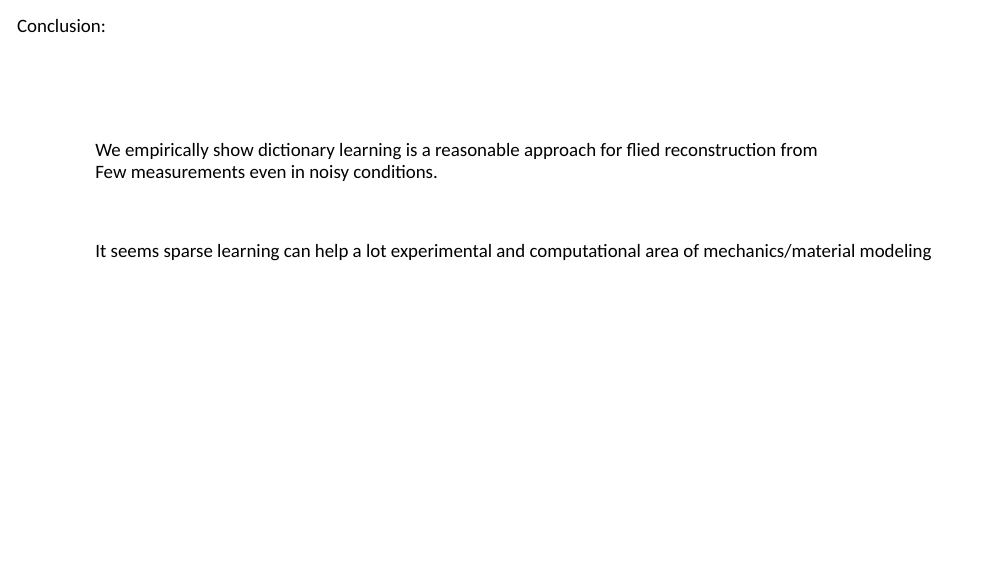
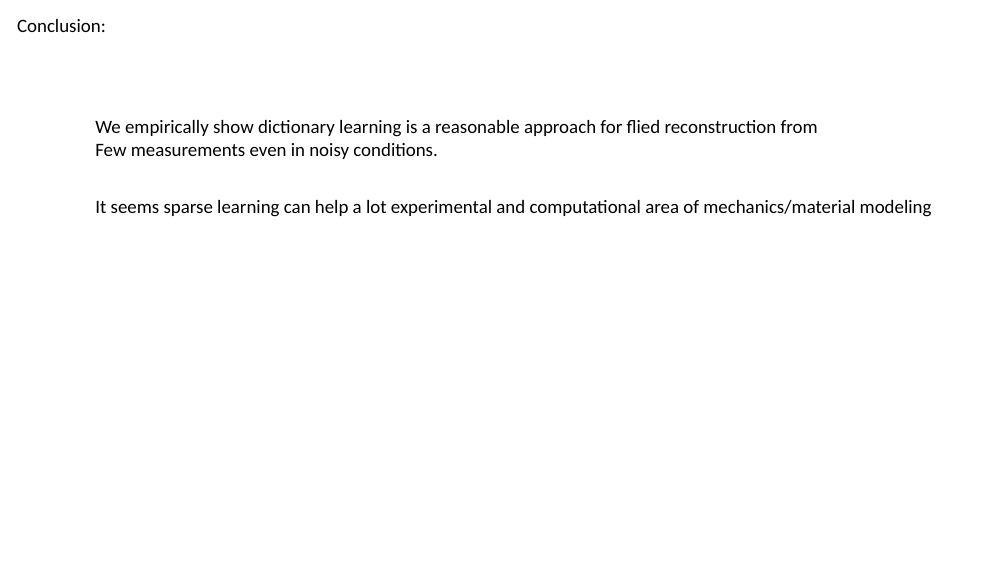
Before and after one commit to bbny-90/project_sparse_modeling_course_2020, a slide deck: slide 12 of preject.pptx (slide 15 before the commit). Drawn at 1008x567 pixels with LibreOffice and Linux fonts; fonts in the diff are those of the drawing. Boxes give left, top, right and bottom in pixels: in the first picture for what was removed or moved away, otherwise in the second. Text is boxed around its words. In the diff, an @@ line names an element or a change of style, - is before the commit and + after.

```diff
--- a/preject.pptx
+++ b/preject.pptx
@@ text "We empirically show dictionary learning ...": place and size @@
-text "We empirically show dictionary learning ..." at bbox=[95, 143, 818, 181]
+text "We empirically show dictionary learning ..." at bbox=[95, 120, 818, 159]
@@ text "It seems sparse learning can ...": place and size @@
-text "It seems sparse learning can ..." at bbox=[95, 244, 932, 261]
+text "It seems sparse learning can ..." at bbox=[95, 200, 932, 217]
```
Also in this commit, not shown: 4 other slides changed, 2 slides added, 3 slides removed.
